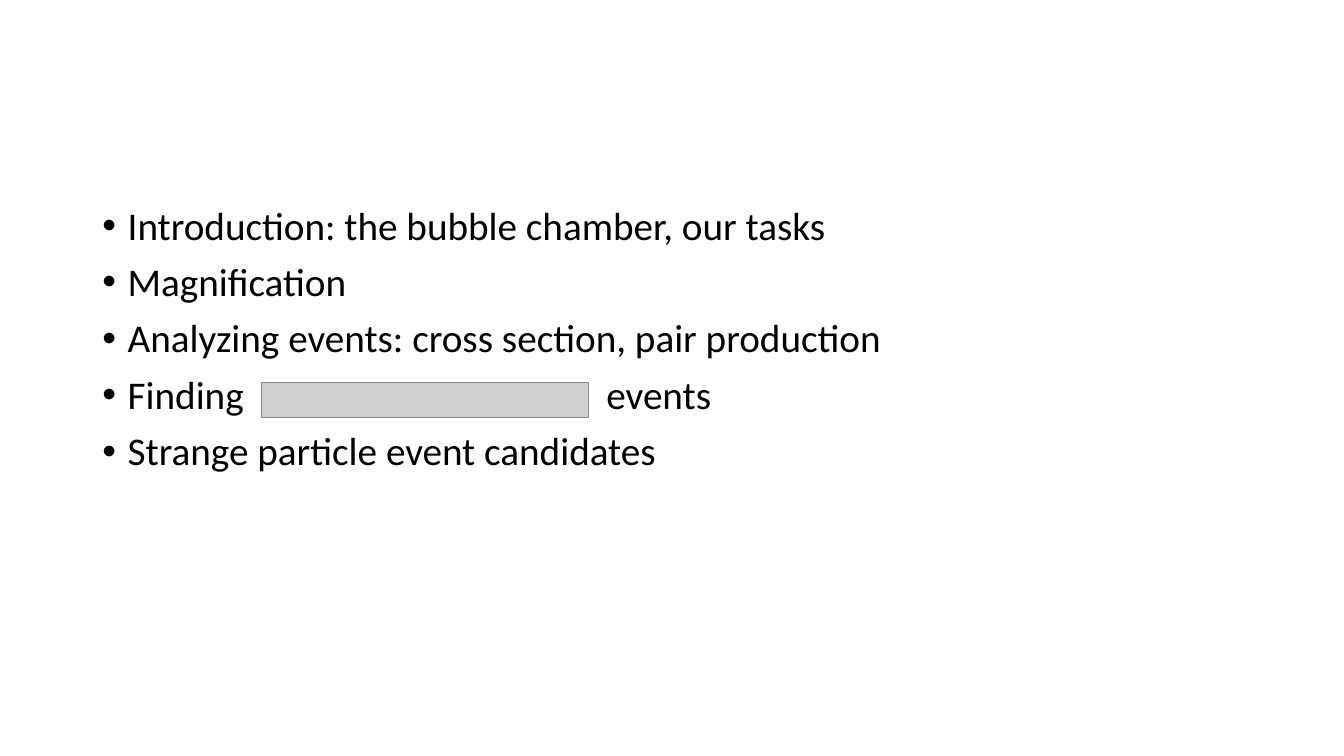
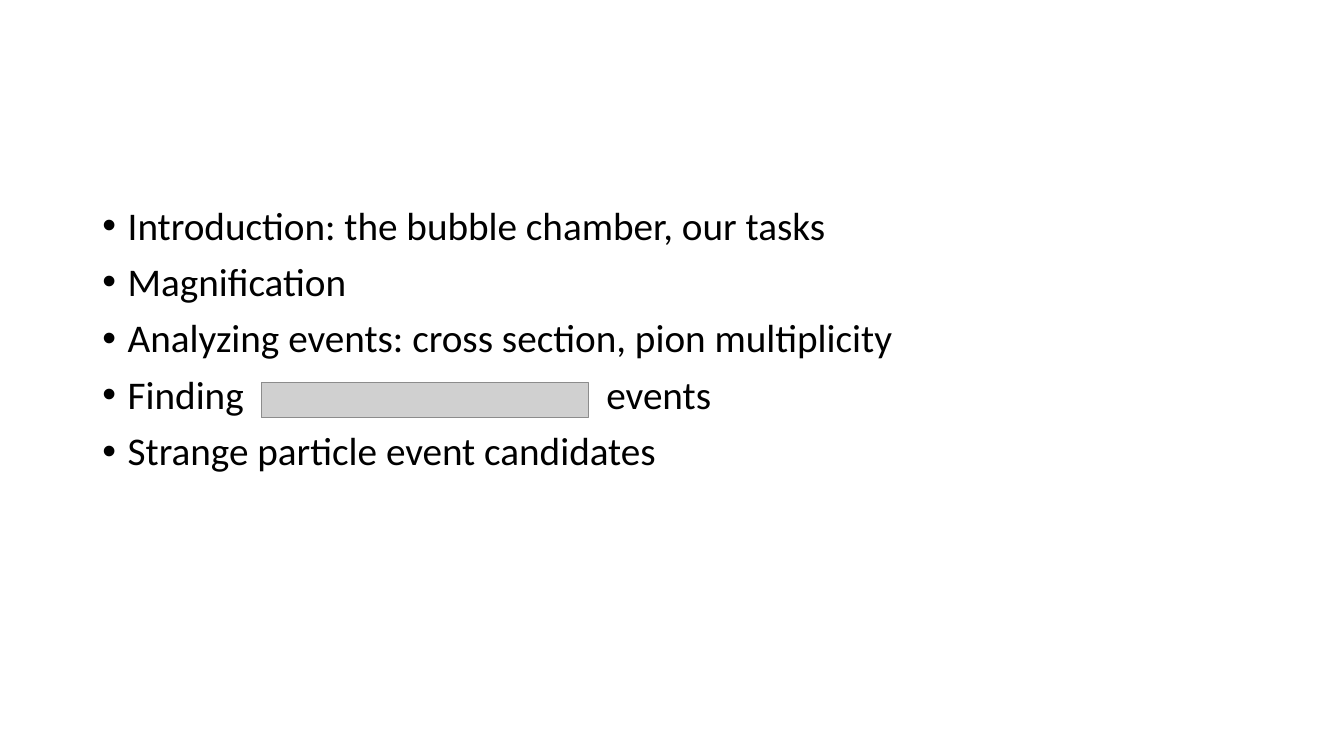
Before and after one commit to mitlabence/Lab18, a slide deck: slide 2 of Presentation/E212.pptx. Drawn at 1344x756 pixels with LibreOffice and Linux fonts; fonts in the diff are those of the drawing; grey boxes stand for pictures. Boxes give left, top, right and bottom in pixels: in the first picture for what was removed or moved away, otherwise in the second. Text is boxed around its words. In the diff, an @@ line names an element or a change of style, - is before the commit and + after.

Commit message:
Presentation #2

```diff
--- a/Presentation/E212.pptx
+++ b/Presentation/E212.pptx
@@ text at bbox=[128, 324, 892, 359]: text changed @@
-• Analyzing events: cross section, pair production
+• Analyzing events: cross section, pion multiplicity
```
Also in this commit, not shown: 1 other slide changed, 8 slides added, 1 slide removed, 15 other files.
